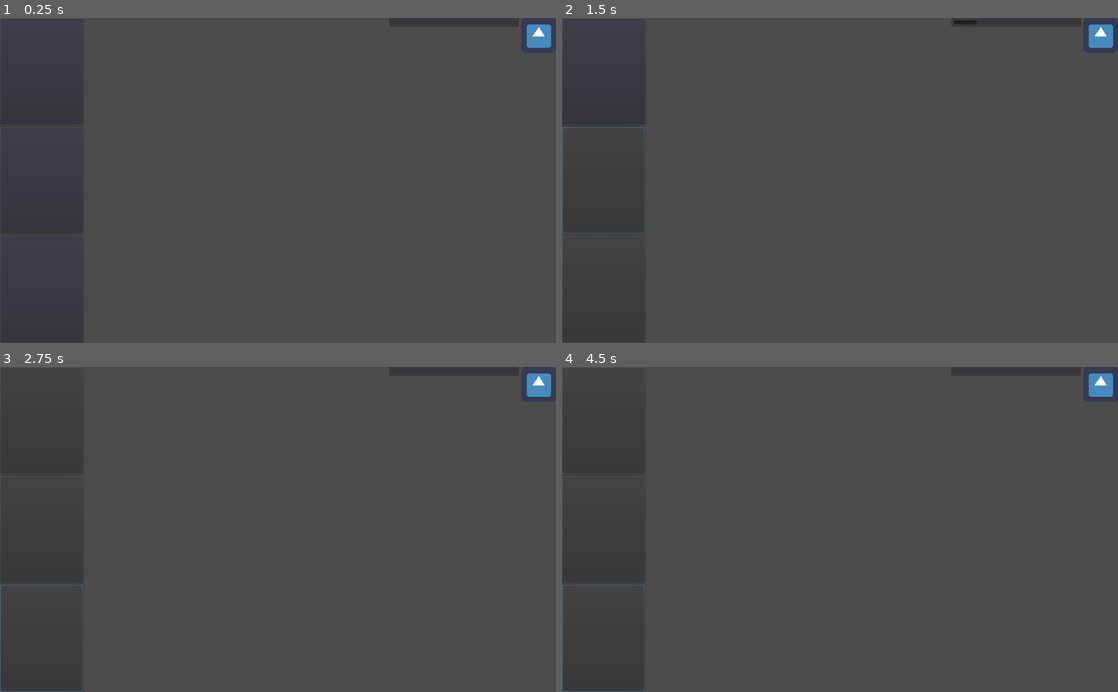
Above: before the commit, frames 1-4 (two rows, left to right).
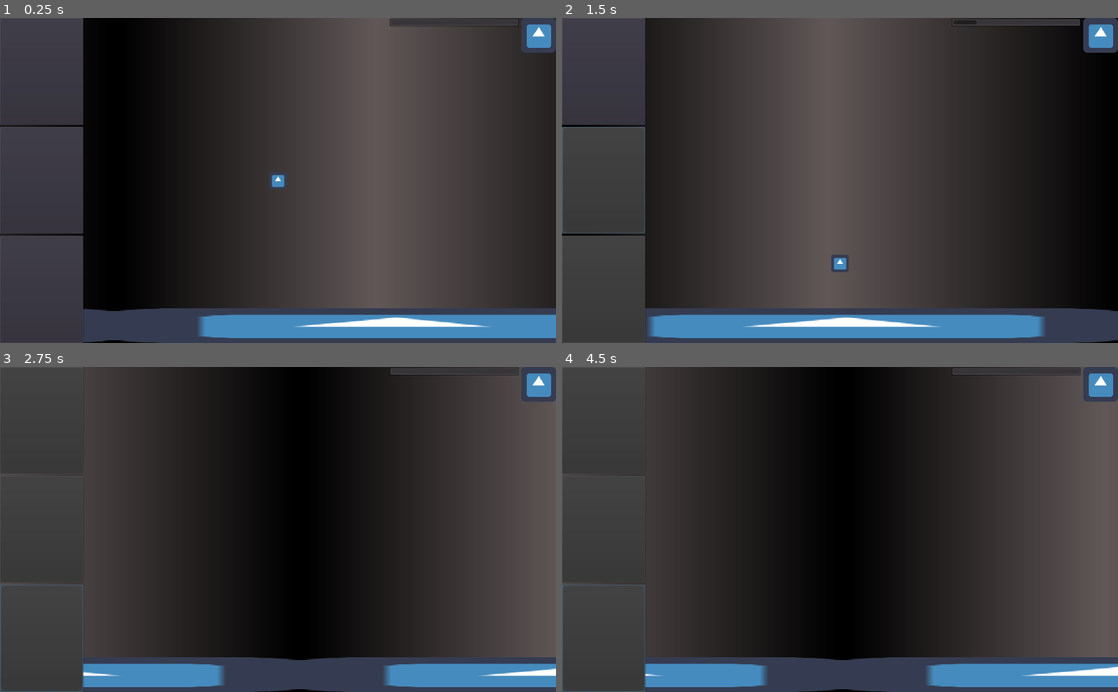
Above: after the commit, the same moments.

Repository: iniyanijoseph/Gravity
Game: Godot game, scene res://Main.tscn
Same seed, same stepped clock (60 frames per second), same inputs: the game is played once before the commit and once after it. The engine's default icon, where the game draws it, is replaced by a stand-in: a white triangle on a blue panel in a dark square.
Inputs (mouse positions are in pixels of both pictures, inside the frame that each line leads up to):
- Up to frame 1 (0.25 s): no input
- Up to frame 2 (1.5 s): click (600, 70) at 0.5 s; click (600, 180) at 1.25 s
- Up to frame 3 (2.75 s): click (38, 640) at 2 s
- Up to frame 4 (4.5 s): no input

The runs differ from the first frame. In frame 1, 44% of the frame differs, in the area x 0-100%, y 0-100%; in frame 2, 45%; in frame 3, 58%; in frame 4, 58%, in the area x 14-100%, y 0-100%.

Commit message:
Add Visual Background and Floor

Diff:
--- a/ActionController/ActionController.gd
+++ b/ActionController/ActionController.gd
@@ -1,4 +1,4 @@
-extends Control
+extends CanvasLayer
 
 onready var actionTriggers : VBoxContainer = $ActionTriggers
 onready var pointsBar : ProgressBar = $HBoxContainer/ProgressBar
--- a/ActionController/ActionController.tscn
+++ b/ActionController/ActionController.tscn
@@ -1,15 +1,11 @@
-[gd_scene load_steps=6 format=2]
+[gd_scene load_steps=5 format=2]
 
 [ext_resource path="res://icon.png" type="Texture" id=1]
-[ext_resource path="res://GlobalTheme.tres" type="Theme" id=2]
 [ext_resource path="res://ActionController/ActionController.gd" type="Script" id=3]
 [ext_resource path="res://ActionController/ActionButton/ActionButton.tscn" type="PackedScene" id=4]
 [ext_resource path="res://ActionController/ActionControllerButtonGroups.tres" type="ButtonGroup" id=5]
 
-[node name="ActionController" type="Control"]
-anchor_right = 1.0
-anchor_bottom = 1.0
-theme = ExtResource( 2 )
+[node name="ActionController" type="CanvasLayer"]
 script = ExtResource( 3 )
 
 [node name="ActionTriggers" type="VBoxContainer" parent="."]
--- /dev/null
+++ b/BackGround/Parallax.tscn
@@ -0,0 +1,30 @@
+[gd_scene load_steps=4 format=2]
+
+[ext_resource path="res://icon.png" type="Texture" id=1]
+
+[sub_resource type="Gradient" id=1]
+offsets = PoolRealArray( 0.0108696, 0.472826, 1 )
+colors = PoolColorArray( 0.0044468, 0.00400976, 0.00400976, 1, 0.386871, 0.348849, 0.348849, 1, 0, 0, 0, 1 )
+
+[sub_resource type="GradientTexture2D" id=2]
+gradient = SubResource( 1 )
+width = 1024
+height = 600
+repeat = 1
+
+[node name="Parallax" type="ParallaxBackground"]
+
+[node name="BG" type="ParallaxLayer" parent="."]
+motion_mirroring = Vector2( 1024, 0 )
+
+[node name="Polygon2D" type="Polygon2D" parent="BG"]
+texture = SubResource( 2 )
+polygon = PoolVector2Array( 0, 0, 0, 600, 1024, 600, 1024, 0 )
+
+[node name="Floor" type="ParallaxLayer" parent="."]
+motion_mirroring = Vector2( 1024, 0 )
+
+[node name="Sprite" type="Sprite" parent="Floor"]
+position = Vector2( 512, 568 )
+scale = Vector2( 16, 1 )
+texture = ExtResource( 1 )
--- a/Main.tscn
+++ b/Main.tscn
@@ -1,14 +1,38 @@
-[gd_scene load_steps=3 format=2]
+[gd_scene load_steps=6 format=2]
 
 [ext_resource path="res://ActionController/ActionController.tscn" type="PackedScene" id=1]
 [ext_resource path="res://Player/Player.tscn" type="PackedScene" id=2]
+[ext_resource path="res://icon.png" type="Texture" id=3]
+[ext_resource path="res://BackGround/Parallax.tscn" type="PackedScene" id=4]
+
+[sub_resource type="CircleShape2D" id=2]
+radius = 24.0
 
 [node name="Main" type="Node2D"]
 
 [node name="Player" parent="." instance=ExtResource( 2 )]
 
 [node name="ActionController" parent="." instance=ExtResource( 1 )]
-anchor_right = 0.0
-anchor_bottom = 0.0
-margin_right = 1024.0
-margin_bottom = 600.0
+
+[node name="Parallax" parent="." instance=ExtResource( 4 )]
+
+[node name="RigidBody2D" type="RigidBody2D" parent="."]
+position = Vector2( 296, 296 )
+applied_force = Vector2( 200, 50 )
+__meta__ = {
+"_edit_group_": true
+}
+
+[node name="Sprite" type="Sprite" parent="RigidBody2D"]
+scale = Vector2( 0.5, 0.5 )
+texture = ExtResource( 3 )
+
+[node name="CollisionShape2D" type="CollisionShape2D" parent="RigidBody2D"]
+shape = SubResource( 2 )
+
+[node name="Camera2D" type="Camera2D" parent="RigidBody2D"]
+current = true
+limit_top = 0
+limit_bottom = 600
+editor_draw_limits = true
+editor_draw_drag_margin = true
--- a/Player/Player.tscn
+++ b/Player/Player.tscn
@@ -4,3 +4,7 @@
 
 [node name="Player" type="KinematicBody2D"]
 script = ExtResource( 1 )
+
+[node name="Camera2D" type="Camera2D" parent="."]
+limit_top = 0
+limit_bottom = 600
